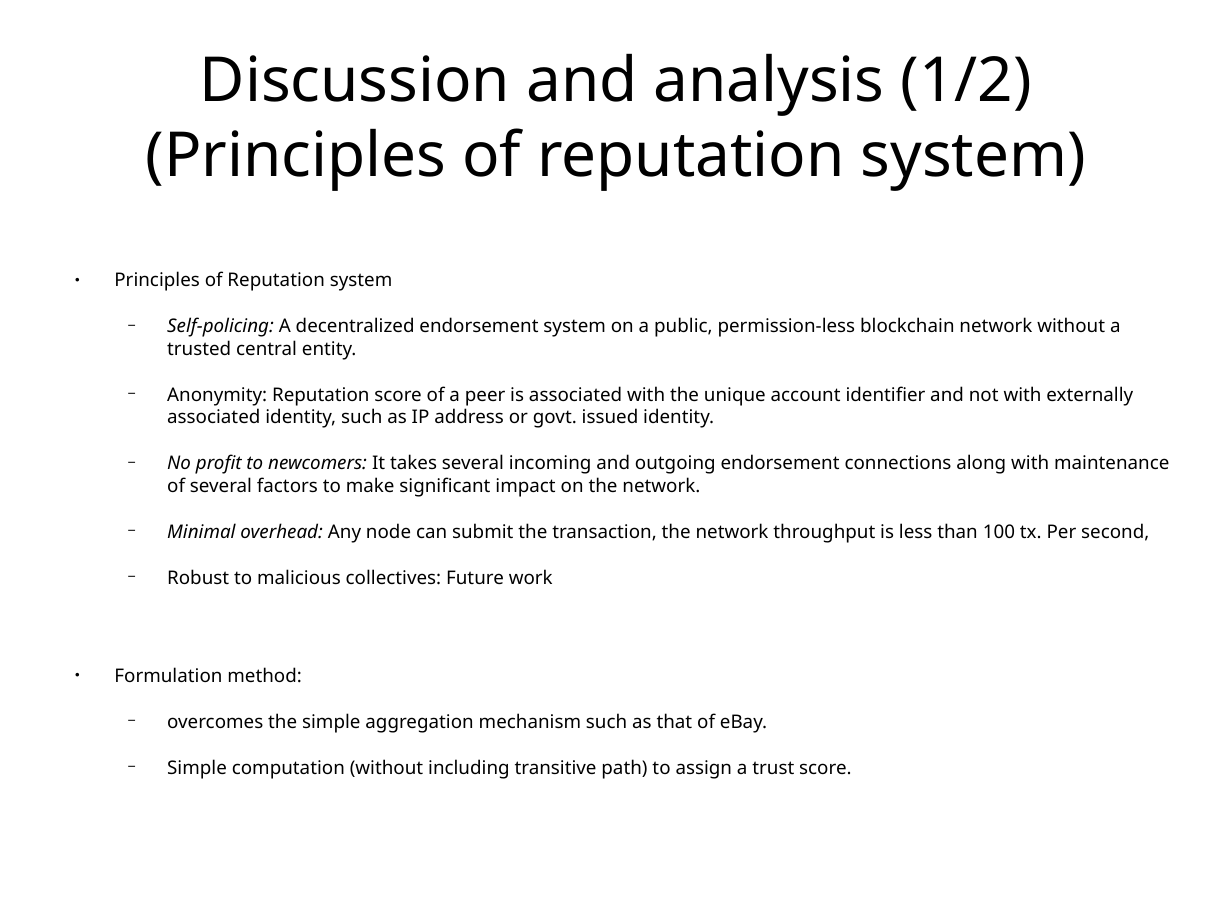
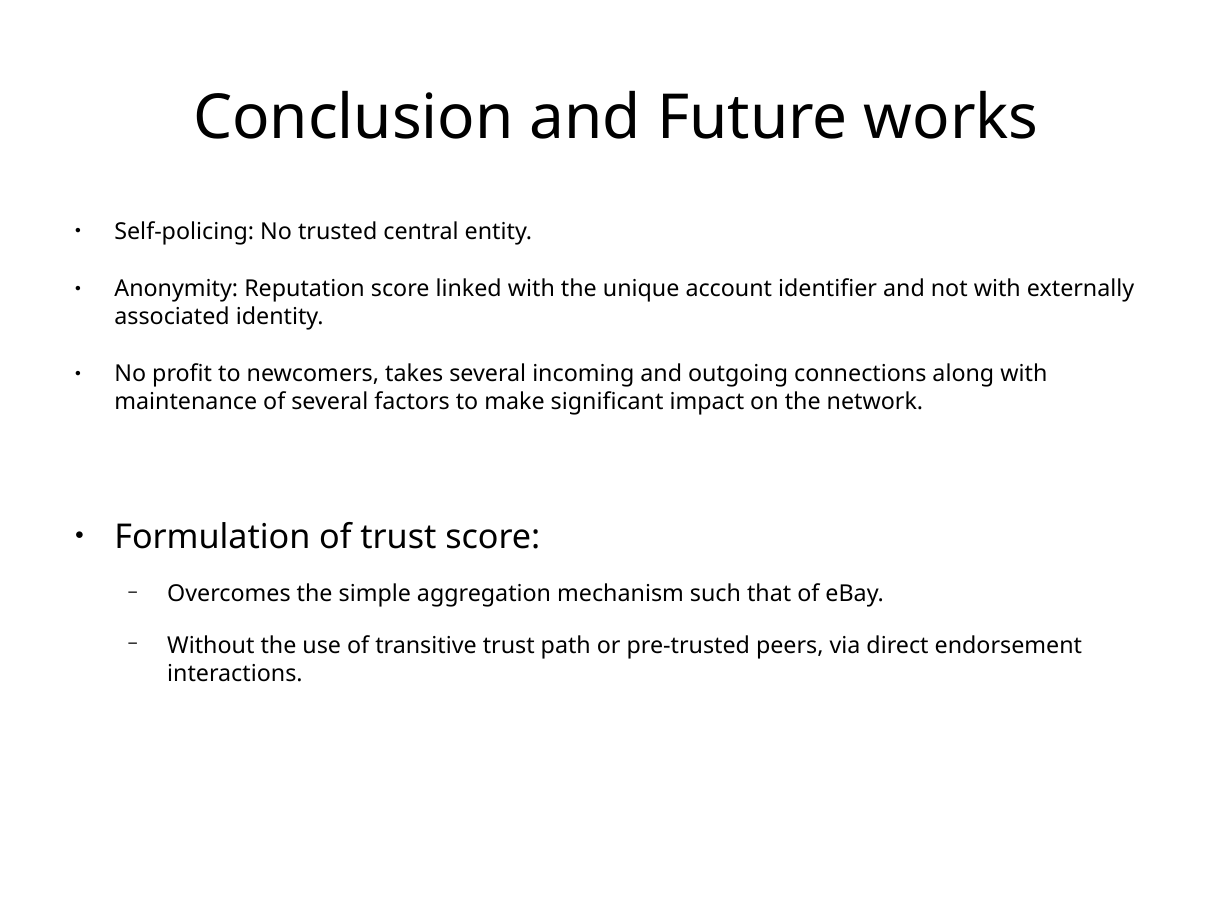
Before and after one commit to s2-t2/blockchain_reputation_system, a slide deck: slide 28 of documents/Presentation/Presentationv1.odp (slide 37 before the commit). Drawn at 1232x924 pixels with LibreOffice and Linux fonts; fonts in the diff are those of the drawing. Boxes give left, top, right and bottom in pixels: in the first picture for what was removed or moved away, otherwise in the second. Text is boxed around its words. In the diff, an @@ line names an element or a change of style, - is before the commit and + after.

Commit message:
presentation slides

```diff
--- a/documents/Presentation/Presentationv1.odp
+++ b/documents/Presentation/Presentationv1.odp
@@ title at [193,90,1039,139]: text changed @@
-Discussion and analysis (1/2)
-(Principles of reputation system)
+Conclusion and Future works
@@ text at [114,221,1134,682]: text changed; size 12.1 to 15 pt @@
-● Principles of Reputation system
-  − Self-policing: A decentralized endorsement system on a public, permission-less blockchain network without a trusted central entity.
-  − Anonymity: Reputation score of a peer is associated with the unique account identifier and not with externally associated identity, such as IP address or govt. issued identity.
-  − No profit to newcomers: It takes several incoming and outgoing endorsement connections along with maintenance of several factors to make significant impact on the network.
-  − Minimal overhead: Any node can submit the transaction, the network throughput is less than 100 tx. Per second,
-  − Robust to malicious collectives: Future work
-● Formulation method:
-  − overcomes the simple aggregation mechanism such as that of eBay.
-  − Simple computation (without including transitive path) to assign a trust score.
+● Self-policing: No trusted central entity.
+● Anonymity: Reputation score linked with the unique account identifier and not with externally associated identity.
+● No profit to newcomers, takes several incoming and outgoing connections along with maintenance of several factors to make significant impact on the network.
+● Formulation of trust score:
+  − Overcomes the simple aggregation mechanism such that of eBay.
+  − Without the use of transitive trust path or pre-trusted peers, via direct endorsement interactions.
```
Also in this commit, not shown: 19 other slides changed, 14 slides added, 21 slides removed, 10 other files.
